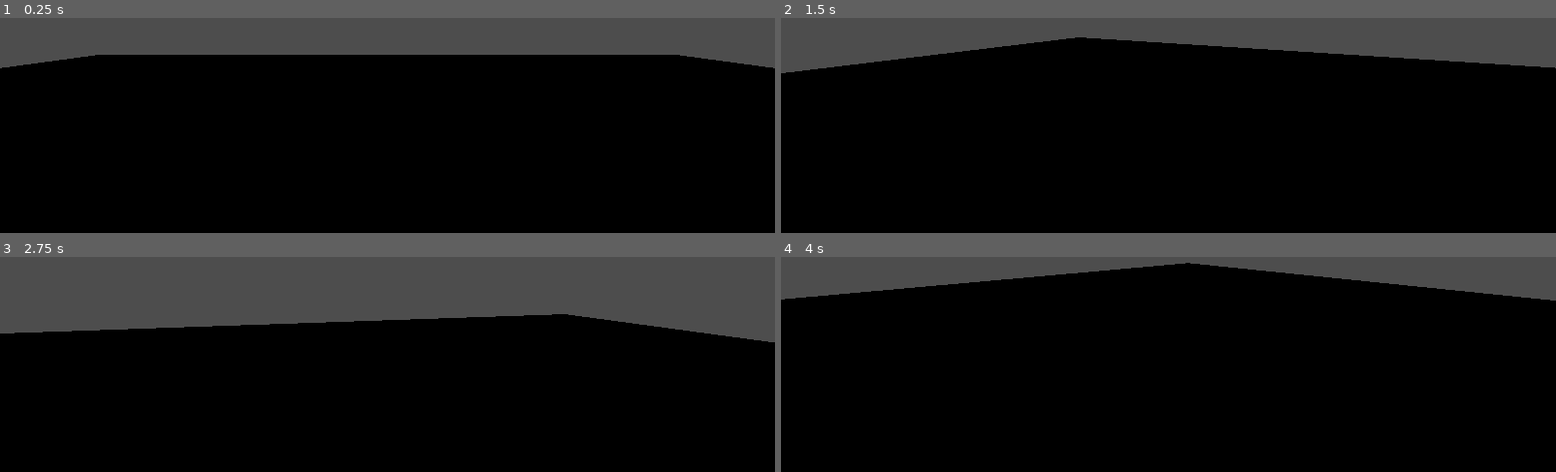
Above: before the commit, frames 1-4 (two rows, left to right).
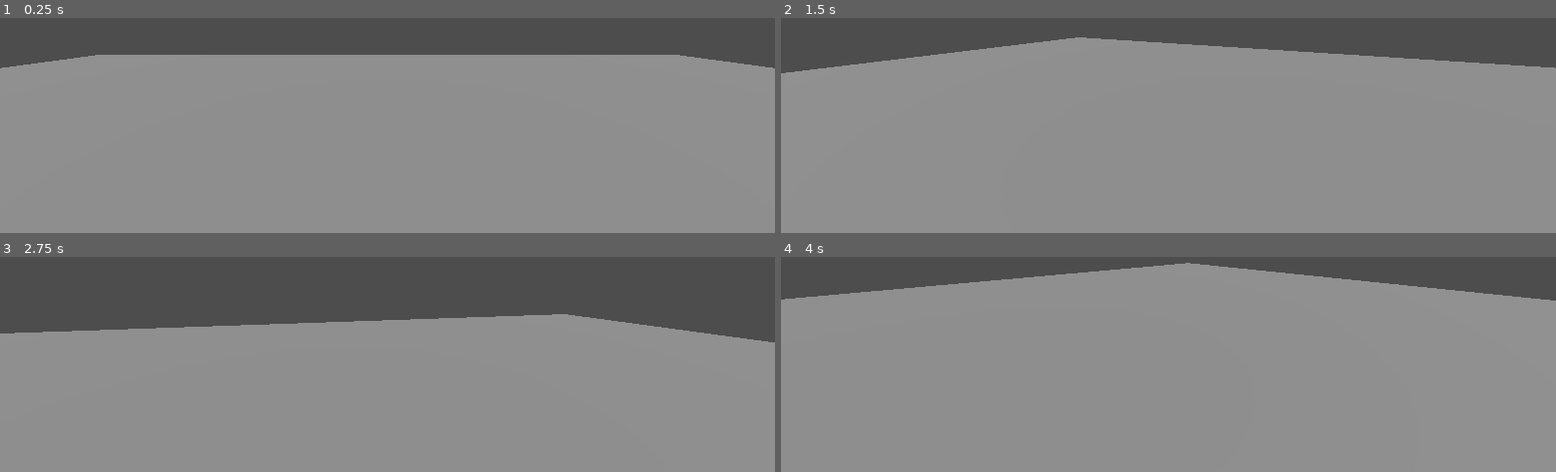
Above: after the commit, the same moments.

Repository: lucasrumney94/GodotGoneWild
Game: Godot game, scene res://EnemyTest/EnemyTest1.tscn
Same seed, same stepped clock (60 frames per second), same inputs: the game is played once before the commit and once after it. This scene is started directly instead of the project's main scene.
Inputs (mouse positions are in pixels of both pictures, inside the frame that each line leads up to):
- Up to frame 1 (0.25 s): no input
- Up to frame 2 (1.5 s): tap Enter at 0.5 s; move the mouse to (outside the picture) at 0.52 s; tap Space at 1.25 s; move the mouse to (outside the picture) at 1.27 s
- Up to frame 3 (2.75 s): tap Enter at 2 s; move the mouse to (outside the picture) at 2.02 s
- Up to frame 4 (4 s): tap Space at 2.75 s; move the mouse to (1160, 261) at 2.77 s; tap Enter at 3.5 s; move the mouse to (1222, 259) at 3.52 s

The runs differ from the first frame. In frame 1, 82% of the frame differs, in the area x 0-100%, y 17-100%; in frame 2, 83%; in frame 3, 68%; in frame 4, 89%, in the area x 0-100%, y 2-100%.

Commit message:
add light to enemy test scene

Diff:
--- a/godot-wild-tower/EnemyTest/EnemyTest1.tscn
+++ b/godot-wild-tower/EnemyTest/EnemyTest1.tscn
@@ -15,3 +15,7 @@
 [node name="Player" parent="." instance=ExtResource("1_01si0")]
 
 [node name="BasicEnemy" parent="." instance=ExtResource("1_mvpe4")]
+transform = Transform3D(1, 0, 0, 0, 1, 0, 0, 0, 1, -2.83345, 0.732493, 0)
+
+[node name="DirectionalLight3D" type="DirectionalLight3D" parent="."]
+transform = Transform3D(1, 0, 0, 0, 0.380861, 0.924632, 0, -0.924632, 0.380861, 0, 5.15927, 0)
